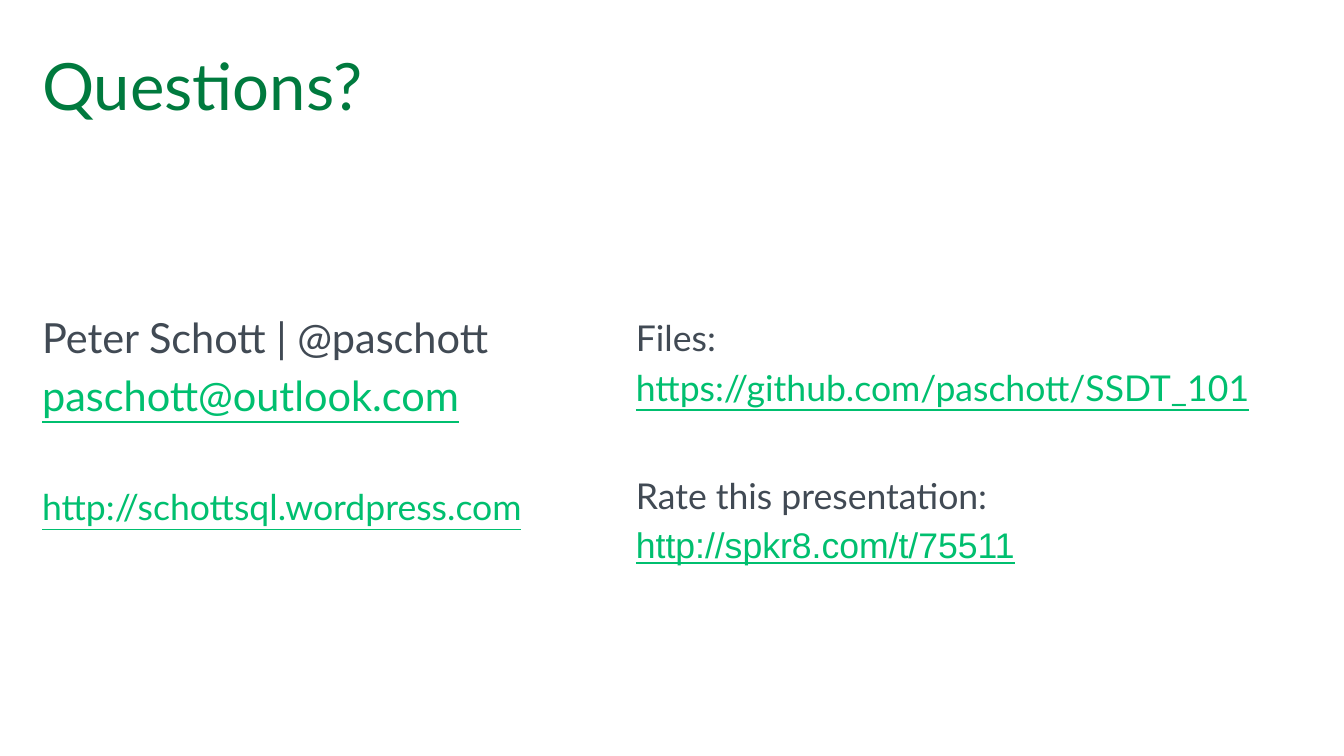
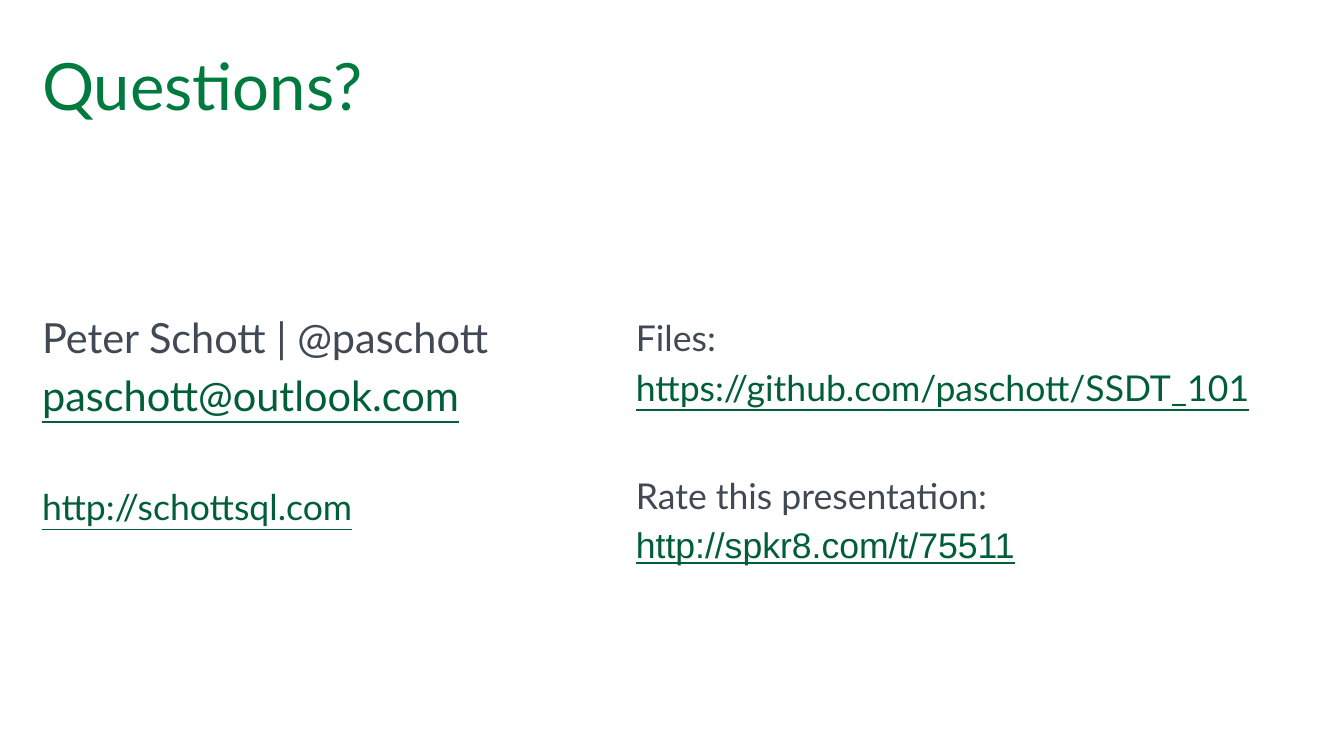
Before and after one commit to paschott/SSDT_101, a slide deck: slide 22 of Getting Your DB Schema Under Control With SSDT.pptx. Drawn at 1344x756 pixels with LibreOffice and Linux fonts; fonts in the diff are those of the drawing; background and template pictures are left out. Boxes give left, top, right and bottom in pixels: in the first picture for what was removed or moved away, otherwise in the second. Text is boxed around its words. In the diff, an @@ line names an element or a change of style, - is before the commit and + after.

```diff
--- a/Getting Your DB Schema Under Control With SSDT.pptx
+++ b/Getting Your DB Schema Under Control With SSDT.pptx
@@ text at box(42, 380, 459, 418): text colour #00BF6F to #005F37 in "paschott@outlook.com" @@
@@ text at box(636, 374, 1249, 566): text colour #00BF6F to #005F37 in "https://github.com/paschott/SSDT_101", "http://spkr8.com/t/75511" @@
@@ text at box(42, 493, 352, 526): text changed; text colour #00BF6F to #005F37 @@
-http://schottsql.wordpress.com
+http://schottsql.com
```
Also in this commit, not shown: 7 other slides changed, 6 other files.
